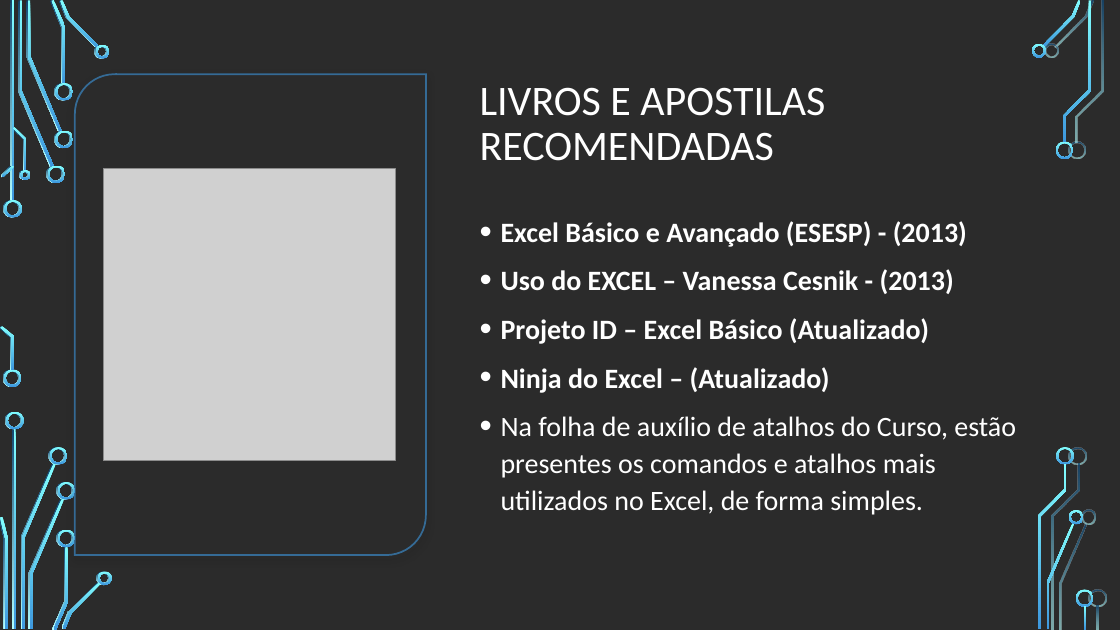
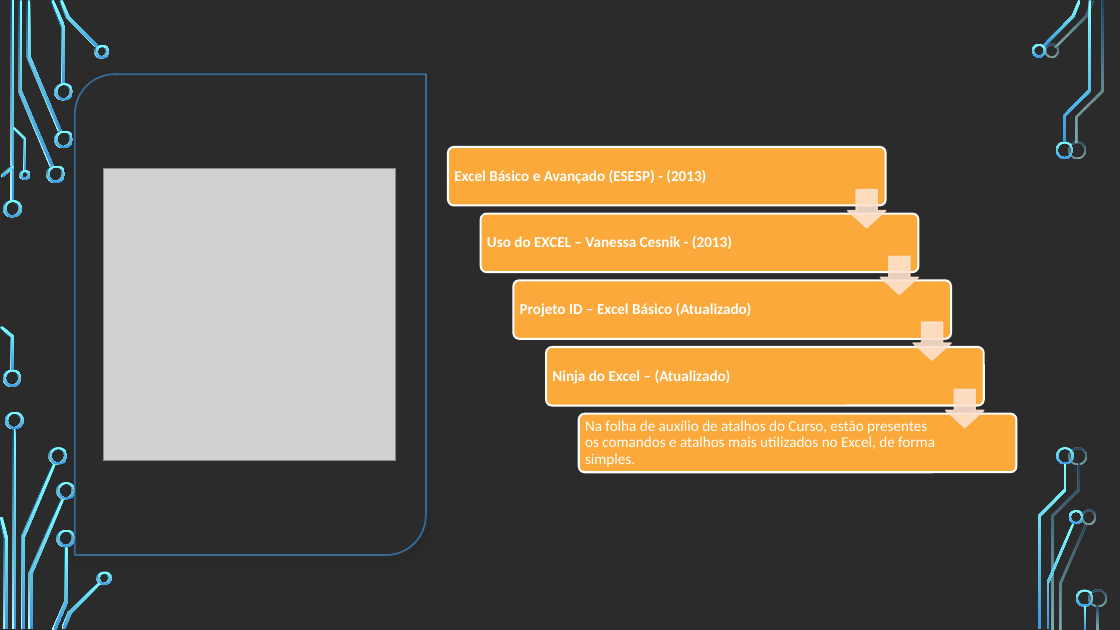
Before and after one commit to VitorKaviski/Curso_Kaviski_Excel_Basico_ao_Avancado, a slide deck: slide 6 of Curso Excel/Intermediário/Aula 1/Aula 1 - Excel/Curso Excel - Intermediário.pptx (slide 5 before the commit). Drawn at 1120x630 pixels with LibreOffice and Linux fonts; fonts in the diff are those of the drawing; grey boxes stand for pictures; background and template pictures are left out; a plain dark background stands for a picture behind light text. Boxes give left, top, right and bottom in pixels: in the first picture for what was removed or moved away, otherwise in the second. Text is boxed around its words. In the diff, an @@ line names an element or a change of style, - is before the commit and + after.

```diff
--- a/Curso Excel/Intermediário/Aula 1/Aula 1 - Excel/Curso Excel - Intermediário.pptx
+++ b/Curso Excel/Intermediário/Aula 1/Aula 1 - Excel/Curso Excel - Intermediário.pptx
@@ title removed at <box>480,87,825,161</box> @@
-LIVROS E APOSTILAS RECOMENDADAS
@@ text removed at <box>501,221,1016,515</box> @@
-• Excel Básico e Avançado (ESESP) - (2013)
-• Uso do EXCEL – Vanessa Cesnik - (2013)
-• Projeto ID – Excel Básico (Atualizado)
-• Ninja do Excel – (Atualizado)
-• Na folha de auxílio de atalhos do Curso, estão presentes os comandos e atalhos mais utilizados no Excel, de forma simples.
@@ group added at <box>448,147,1017,472</box>: 5 rounded rectangles, 5 texts, 4 down arrows @@
+Excel Básico e Avançado (ESESP) - (2013)
+Uso do EXCEL – Vanessa Cesnik - (2013)
+Projeto ID – Excel Básico (Atualizado)
+Ninja do Excel – (Atualizado)
+Na folha de auxílio de atalhos do Curso, estão presentes os comandos e atalhos mais utilizados no Excel, de forma simples.
```
Also in this commit, not shown: 18 other slides changed, 3 slides added, 2 other files.
